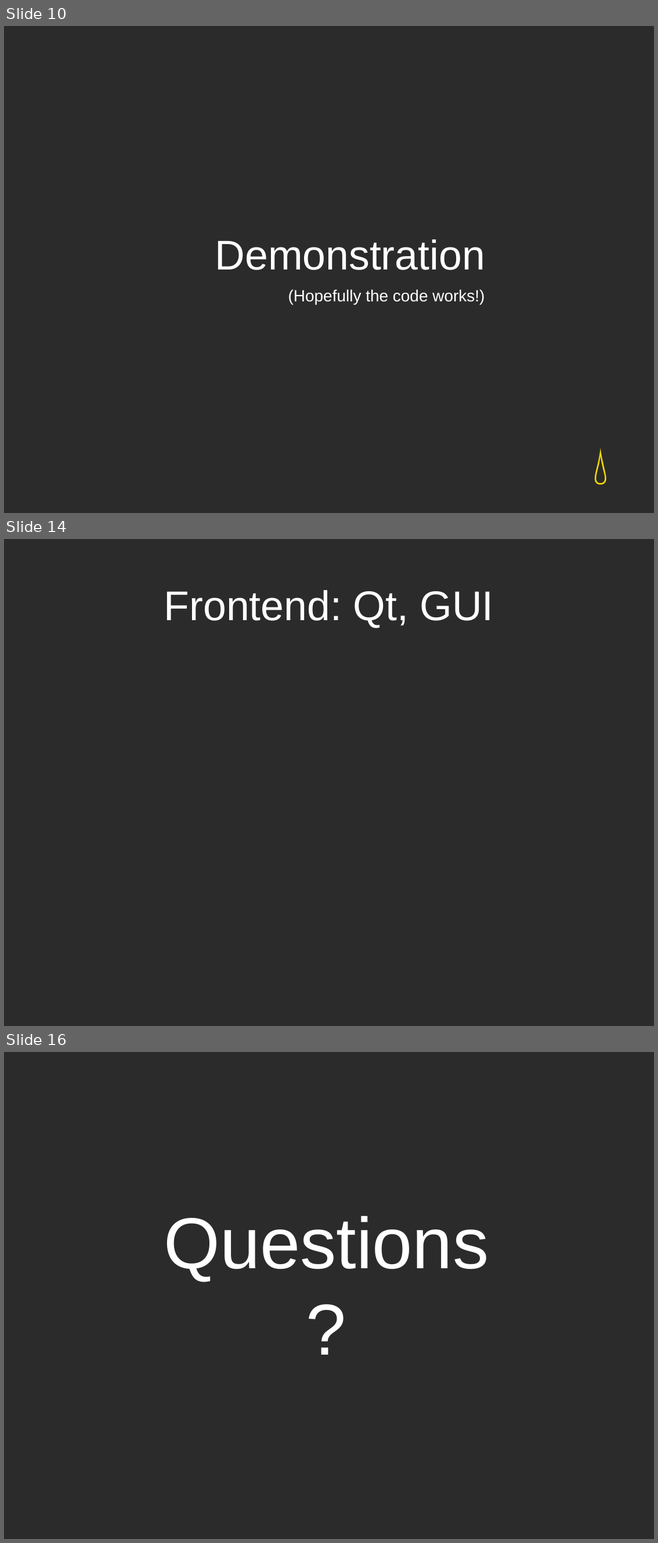
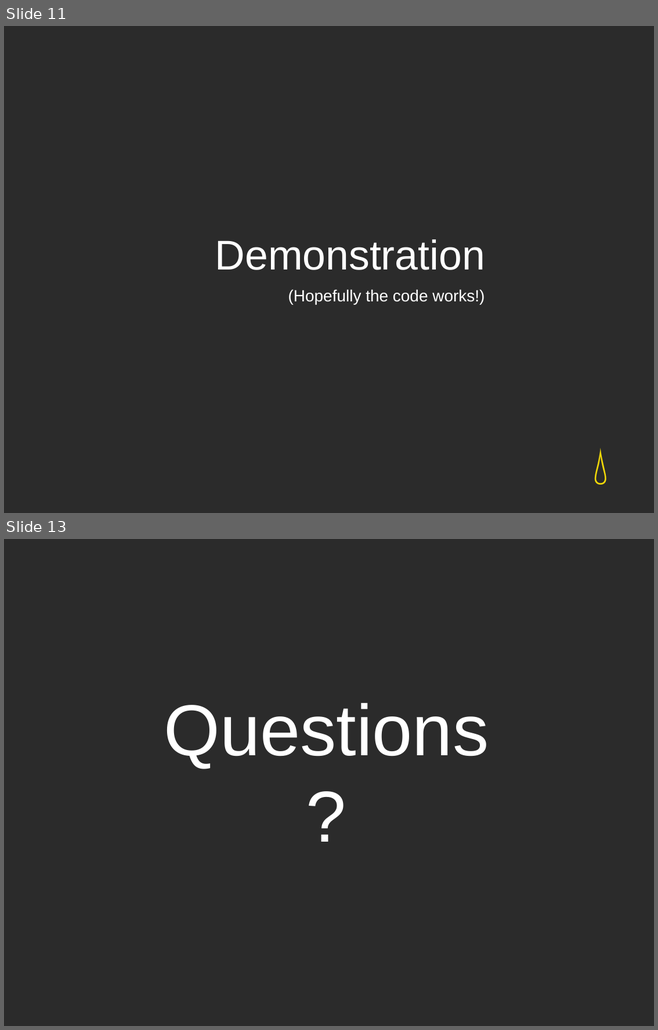
Before and after one commit to tjlagrow/Meme-Machine, a slide deck: Presentation/Project Presentation.pptx. Shown one above the other, each under a label of ours: slides 10, 14 and 16 before the commit, slides 11 and 13 after it; the slides between them are not shown. The pictures are 658x1543 and 658x1030 pixels, drawn with LibreOffice and Linux fonts; fonts in the diff are those of the drawing; background and template pictures are left out; a plain dark background stands for a picture behind light text. Boxes give left, top, right and bottom in pixels: in the first picture for what was removed or moved away, otherwise in the second. Text is boxed around its words. In the diff, an @@ line names an element or a change of style, - is before the commit and + after.

```diff
--- a/Presentation/Project Presentation.pptx
+++ b/Presentation/Project Presentation.pptx
@@ slide 14 removed at box(4, 539, 654, 1026), background picture (left out) @@
@@ title removed at box(164, 590, 494, 628) @@
-Frontend: Qt, GUI
@@ what was slide 10 is now slide 11 @@
@@ what was slide 16 is now slide 13 @@
```
Also in this commit, not shown: 1 slide changed, 1 slide added, 3 other slides removed.
